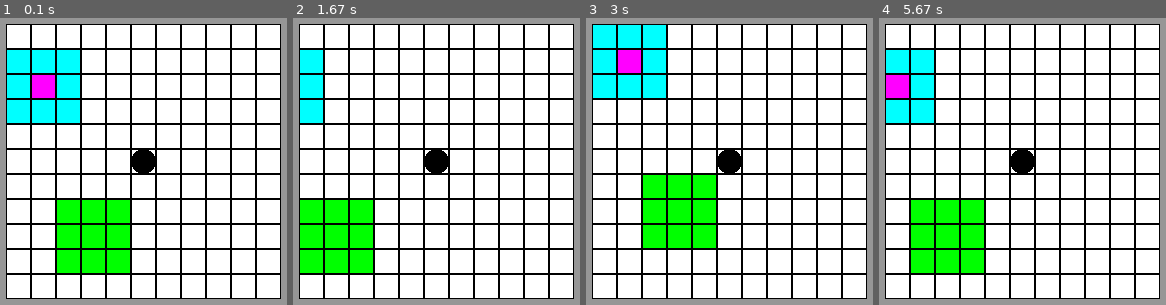
Above: before the commit, frames 1-4 (left to right).
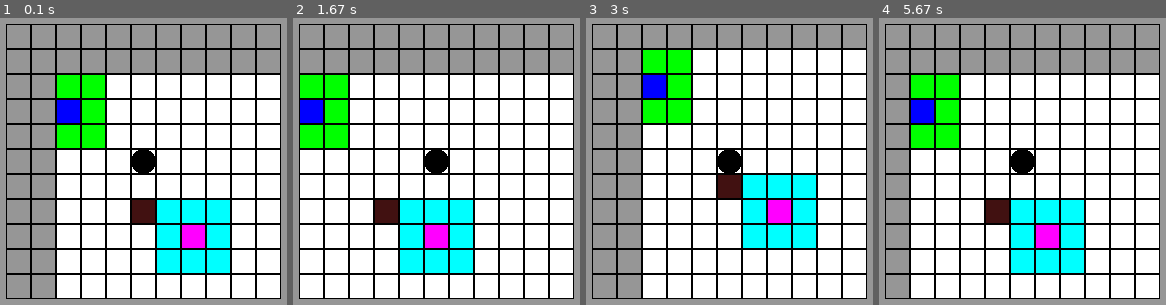
Above: after the commit, the same moments.

Repository: josh-reynolds/Python
Game: pygame game, started from pygame/nulltima/main.py
Two runs of this game, one before a commit and one after it. Both use one fixed random seed, a clock stepped at 60 frames per second and the inputs below.
Inputs:
- Up to frame 1 (0.1 s): no input
- Up to frame 2 (1.67 s): hold Right 0.33-0.8 s; hold Right 1.17-1.63 s
- Up to frame 3 (3 s): hold Left 1.67-2.2 s; hold Down 2.23-2.53 s; hold Left 2.57-2.97 s
- Up to frame 4 (5.67 s): hold Up 3-3.37 s; hold Right 3.4-4.03 s; hold Down 4.07-4.43 s; hold Left 4.47-4.93 s; hold Right 4.97-5.43 s; hold Up from 5.47 s (still down)

The runs differ from the first frame. In frame 1, 42% of the frame differs, in the area x 2-98%, y 2-98%; in frame 2, 30%; in frame 3, 36%; in frame 4, 36%.

Commit message:
Renaming coordinate parameters to clarify which values are being used

Diff:
--- a/pygame/nulltima/grid.py
+++ b/pygame/nulltima/grid.py
@@ -17,27 +17,27 @@
         self.center = (self.width//2, self.height//2)
         self.player = player(self.center[0], self.center[1])
 
-    def __getitem__(self, coord):
-        return self.world.get_cell(coord[1] + self.offset[1],
-                                   coord[0] + self.offset[0])
+    def __getitem__(self, index):
+        return self.world.get_cell(index[1] + self.offset[1],
+                                   index[0] + self.offset[0])
 
     def update(self):
         pass
 
     def draw(self, screen):
-        for y, row in enumerate(self.contents):
-            for x, cell in enumerate(row):
-                coord = self.grid_to_screen(x,y)
-                color = self[x,y][0]
+        for iy, row in enumerate(self.contents):
+            for ix, cell in enumerate(row):
+                coord = self.index_to_screen(ix,iy)
+                color = self[ix,iy][0]
                 pygame.draw.rect(screen, color, coord)
                 pygame.draw.rect(screen, cell, coord, 1)
 
-        player_position = self.grid_to_screen(self.center[0], self.center[1])
+        player_position = self.index_to_screen(self.center[0], self.center[1])
         pygame.draw.ellipse(screen, BLACK, player_position)
 
-    def grid_to_screen(self, x, y):
-        return (x * self.cell_width + self.left,
-                y * self.cell_height + self.top,
+    def index_to_screen(self, ix, iy):
+        return (ix * self.cell_width + self.left,
+                iy * self.cell_height + self.top,
                 self.cell_width,
                 self.cell_height)
 
@@ -96,7 +96,7 @@
         self.assertEqual(self.g.offset, (1, 2))
 
     def test_converting_grid_coords_to_screen(self):
-        coords = self.g.grid_to_screen(1,1)
+        coords = self.g.index_to_screen(1,1)
 
         self.assertEqual(coords[0], 15)
         self.assertEqual(coords[1], 12)
--- a/pygame/nulltima/main.py
+++ b/pygame/nulltima/main.py
@@ -6,7 +6,6 @@
 g = grid(11, 11, 60, 60, 25, 25)
 #g.world.open_file("test_world.txt")
 g.world.open_file("large_world.txt")
-g.offset = (6, 6)
 
 pygame.init()
 screen = pygame.display.set_mode(SIZE)
Not shown, changed: pygame/nulltima/notes
